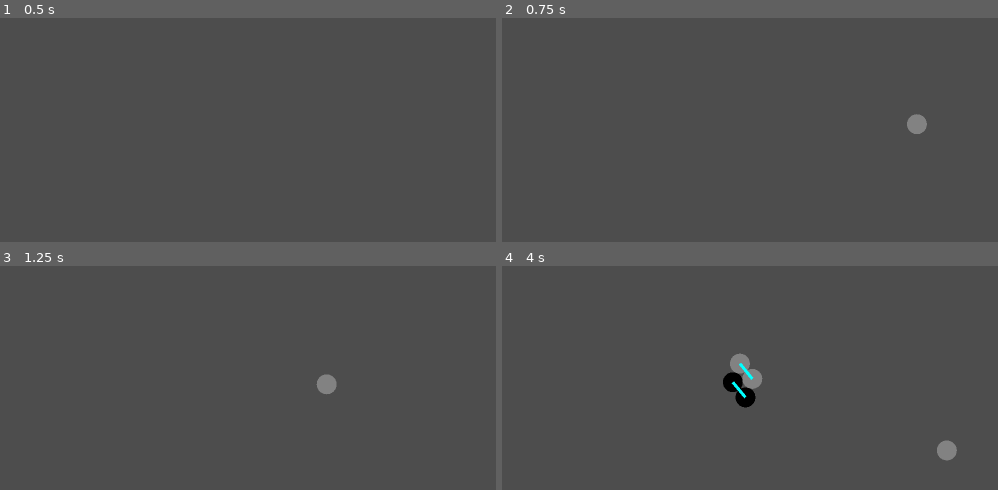
Above: before the commit, frames 1-4 (two rows, left to right).
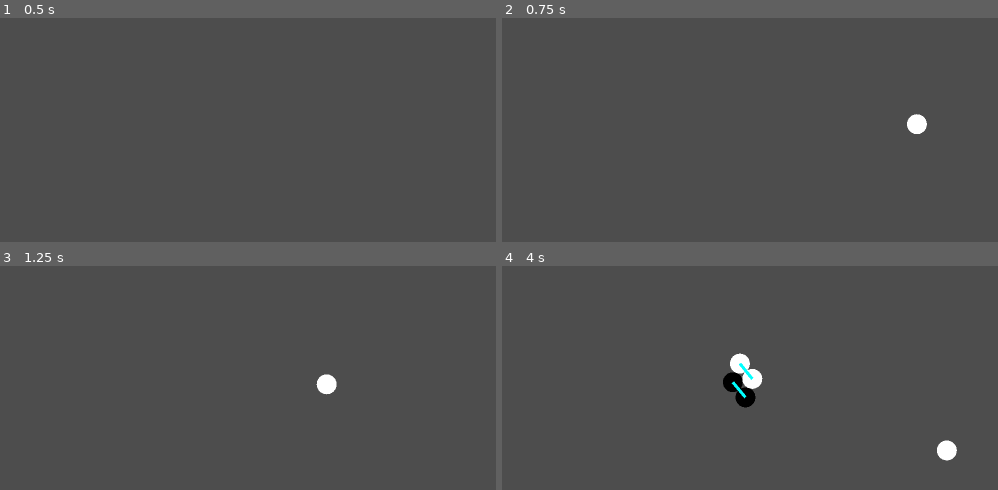
Above: after the commit, the same moments.

Repository: raymondyz/four-body-problem
Game: Godot game, scene res://game.tscn
Same seed, same stepped clock (60 frames per second), same inputs: the game is played once before the commit and once after it.
Inputs (mouse positions are in pixels of both pictures, inside the frame that each line leads up to):
- Up to frame 1 (0.5 s): no input
- Up to frame 2 (0.75 s): tap Enter at 0.5 s; move the mouse to (918, 109) at 0.52 s; press the mouse at (918, 109) at 0.53 s
- Up to frame 3 (1.25 s): no input
- Up to frame 4 (4 s): move the mouse to (581, 402) at 1.27 s; release the mouse at (581, 402) at 1.28 s; click (581, 402) at 1.35 s; move the mouse to (824, 281) at 2.02 s; press the mouse at (824, 281) at 2.03 s; move the mouse to (705, 472) at 2.77 s; release the mouse at (705, 472) at 2.78 s; click (705, 472) at 2.85 s; move the mouse to (983, 447) at 3.52 s; press the mouse at (983, 447) at 3.53 s

Frame 1 is identical in both runs. In frame 2, 0.3% of the frame differs, in the area x 81-86%, y 42-52%; in frame 3, 0.3%; in frame 4, 0.9%, in the area x 45-92%, y 38-88%.

Commit message:
Ball grey gone away

Diff:
--- a/ball_piece/ball_piece.tscn
+++ b/ball_piece/ball_piece.tscn
@@ -20,10 +20,10 @@
 shape = SubResource("CircleShape2D_803en")
 
 [node name="Polygon2D" type="Polygon2D" parent="."]
-color = Color(0.51125896, 0.5112589, 0.5112589, 1)
 polygon = PackedVector2Array(10.015625, 0.0234375, 9.6328125, -2.6640625, 8.63281, -5.0437517, 7.045311, -7.060931, 4.9 …(431 unchanged characters)…
 
 [node name="ConnectArea2D" type="Area2D" parent="."]
+visible = false
 
 [node name="ConnectCollisionShape2D" type="CollisionShape2D" parent="ConnectArea2D"]
 shape = SubResource("CircleShape2D_q1k2p")
